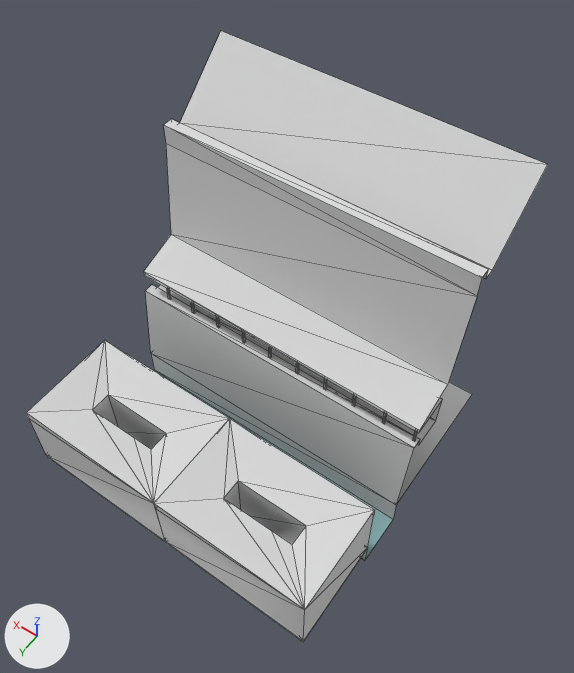
The OBJ model assets/stl_export/22cc.obj: old version first, new version second.
Both versions are drawn from a 50 mm lens placed at (-25.9, 32.6, 67.2), pointed at (-1.6, -1.5, 13.6). Lighting does not change. The marker at lower left points along +X, +Y and +Z. The first picture is the older version. Mesh edges are drawn as thin lines. Where no turn or scale is listed for an object, it has been applied to the vertices. Vertices at exactly the same position are counted once.

Objects in the first picture: '22cc'.
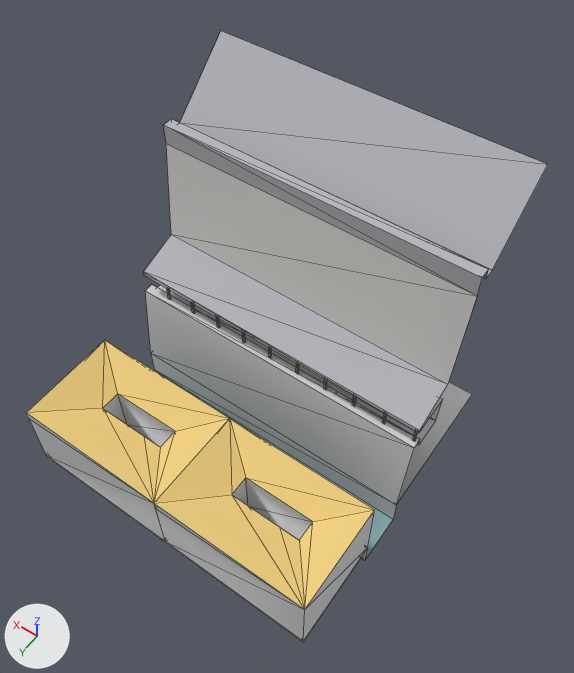
Where the change shows, as pixel boxes [x1, y1, x2, y2] in the pictures (574 x 673 px; the box of a moved part takes in the faces that stretch with it):
part 1 of me_22cc, moved or reshaped
    both: [26, 340, 229, 503]
part 2 of me_22cc, moved or reshaped
    both: [154, 418, 375, 609]
part 3 of me_22cc, recoloured (light grey to grey)
    both: [143, 31, 548, 433]
part 4 of me_22cc, recoloured
    both: [167, 289, 418, 442]
part 5 of me_22cc, recoloured
    both: [26, 340, 375, 609]

Diff of the bpy script that builds the scene:
```diff
--- a/assets/stl_export/22cc.obj.py
+++ b/assets/stl_export/22cc.obj.py
@@ mat_castleroof @@
+mat_castleroof = principled_material('castleRoof')
+mat_castleroof.base_color = (0.471, 0.471, 0.51)  # grey #b7b7bd
+mat_castleroof.roughness = 1.0
@@ mat_cortyard @@
+mat_cortyard = principled_material('cortyard')
+mat_cortyard.base_color = (0.878, 0.792, 0.651)  # pale yellow #f1e6d3
+mat_cortyard.roughness = 1.0
@@ mat_straw @@
+mat_straw = principled_material('straw')
+mat_straw.base_color = (0.569, 0.514, 0.42)  # light grey #c7bead
+mat_straw.roughness = 1.0
@@ mat_material @@
+mat_material = principled_material('Material')
+mat_material.base_color = (0.878, 0.639, 0.224)  # yellow #f1d182
+mat_material.roughness = 1.0
@@ me_22cc @@
 me_22cc.from_pydata(...)  # 154 vertices, 246 faces; spans x -15.0..15.0, y -15.0..15.0, z -3.0..29.6
 # used by ob_22cc; location = (0.0, 0.0, 0.0)
+# me_22cc part 1: all 9 vertices in x 4.0..11.0, y 9.0..11.0, z 0.0..6.5 are scaled about their middle by (1, 1, 0.846), then moved by (0.0, -1.0, -0.5)
+# me_22cc part 2: all 9 vertices in x -11.0..-4.0, y 9.0..11.0, z 0.0..6.5 are scaled about their middle by (1, 1, 0.846), then moved by (0.0, -1.0, -0.5)
+# me_22cc part 3: 14 faces spanning x -15.0..15.0, y -15.0..-1.2, z 11.0..29.6 switch from mat_default (light grey #dadada) to mat_castleroof (grey #b7b7bd)
+# me_22cc part 4: 120 faces spanning x -14.7..12.5, y -1.7..-1.5, z 9.0..11.0 switch from mat_default (light grey #dadada) to mat_straw (light grey #c7bead)
+# me_22cc part 5: 18 faces spanning x -15.0..15.0, y 5.0..15.0, z 5.5..7.5 switch from mat_default (light grey #dadada) to mat_material (yellow #f1d182)
 me_22cc.materials.append(mat_water)
+me_22cc.materials.append(mat_cortyard)  # pale yellow #f1e6d3
```
